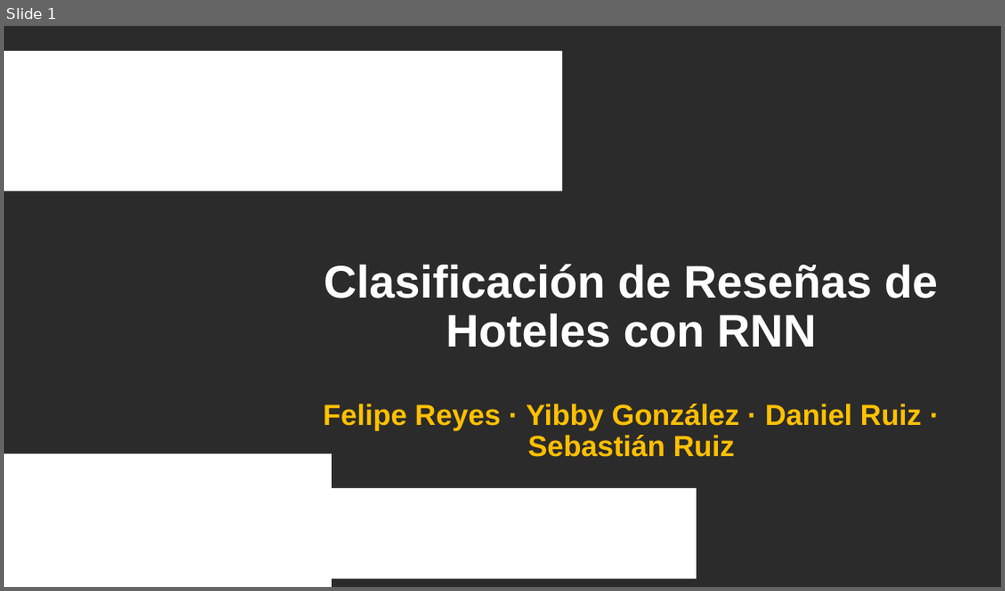
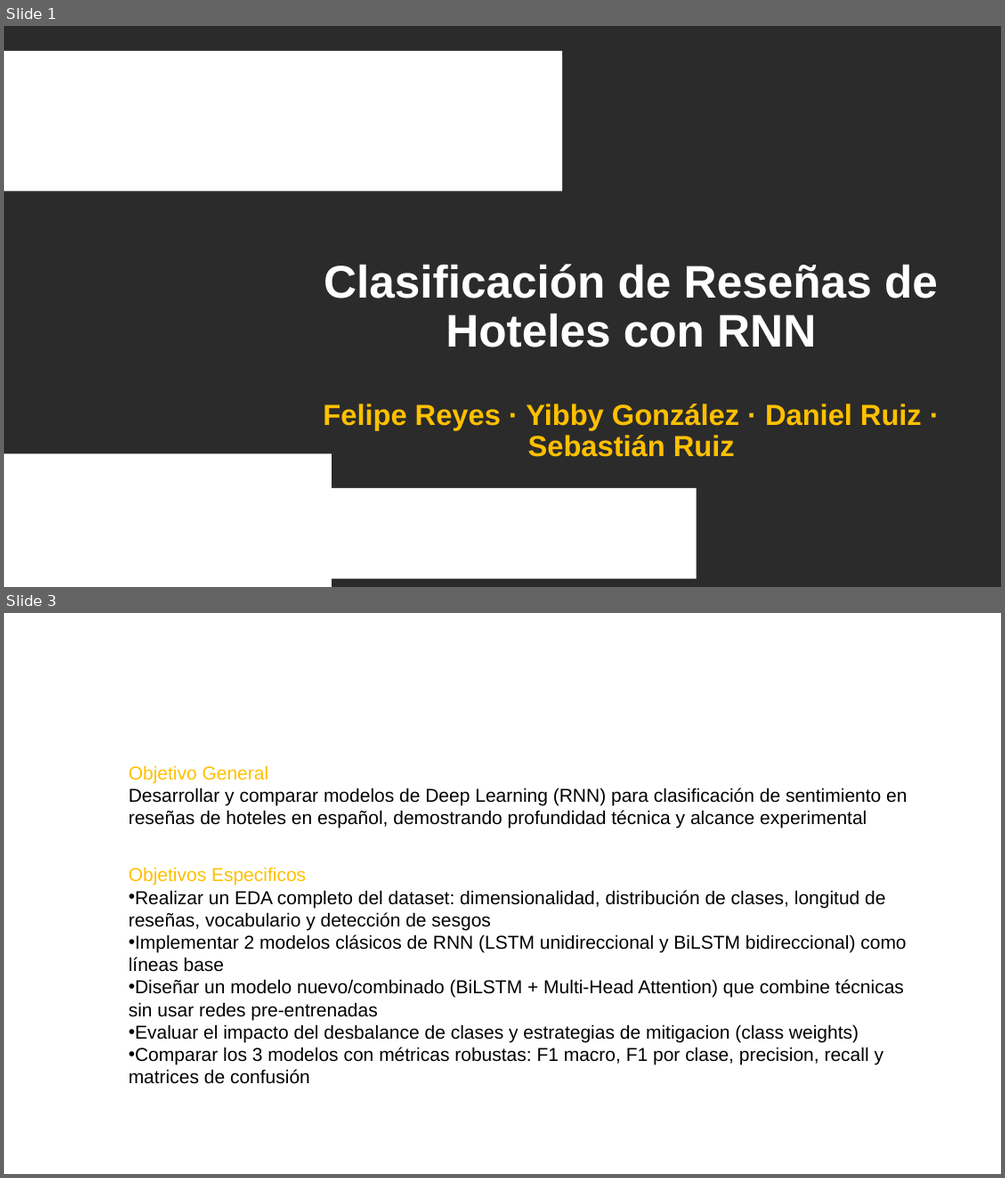
Before and after one commit to JuanSe1796/Proyecto_Deep_Learning_Final, a slide deck: docs/PROYECTO DEEP LEARNING.pptx. Shown one above the other, each under a label of ours: slide 1 before the commit, slides 1 and 3 after it; the slides between them are not shown. The pictures are 1005x591 and 1005x1178 pixels, drawn with LibreOffice and Linux fonts; fonts in the diff are those of the drawing; background and template pictures are left out; a plain dark background stands for a picture behind light text. Boxes give left, top, right and bottom in pixels: in the first picture for what was removed or moved away, otherwise in the second. Text is boxed around its words. In the diff, an @@ line names an element or a change of style, - is before the commit and + after.

```diff
--- a/docs/PROYECTO DEEP LEARNING.pptx
+++ b/docs/PROYECTO DEEP LEARNING.pptx
@@ slide 3 added at <box>4,613,1001,1174</box>, background picture (left out) @@
@@ text added at <box>129,765,906,1084</box>, 18 pt, text #000000 @@
+Objetivo General
+Desarrollar y comparar modelos de Deep Learning (RNN) para clasificación de sentimiento en reseñas de hoteles en español, demostrando profundidad técnica y alcance experimental
+Objetivos Especificos
+• Realizar un EDA completo del dataset: dimensionalidad, distribución de clases, longitud de reseñas, vocabulario y detección de sesgos
+• Implementar 2 modelos clásicos de RNN (LSTM unidireccional y BiLSTM bidireccional) como líneas base
+• Diseñar un modelo nuevo/combinado (BiLSTM + Multi-Head Attention) que combine técnicas sin usar redes pre-entrenadas
+• Evaluar el impacto del desbalance de clases y estrategias de mitigacion (class weights)
+• Comparar los 3 modelos con métricas robustas: F1 macro, F1 por clase, precision, recall y matrices de confusión
@@ text added at <box>129,867,206,885</box>, 30 pt, text #FFFFFF, bold @@
+Objetivos
```
Also in this commit, not shown: 9 slides changed, 4 other slides added.
